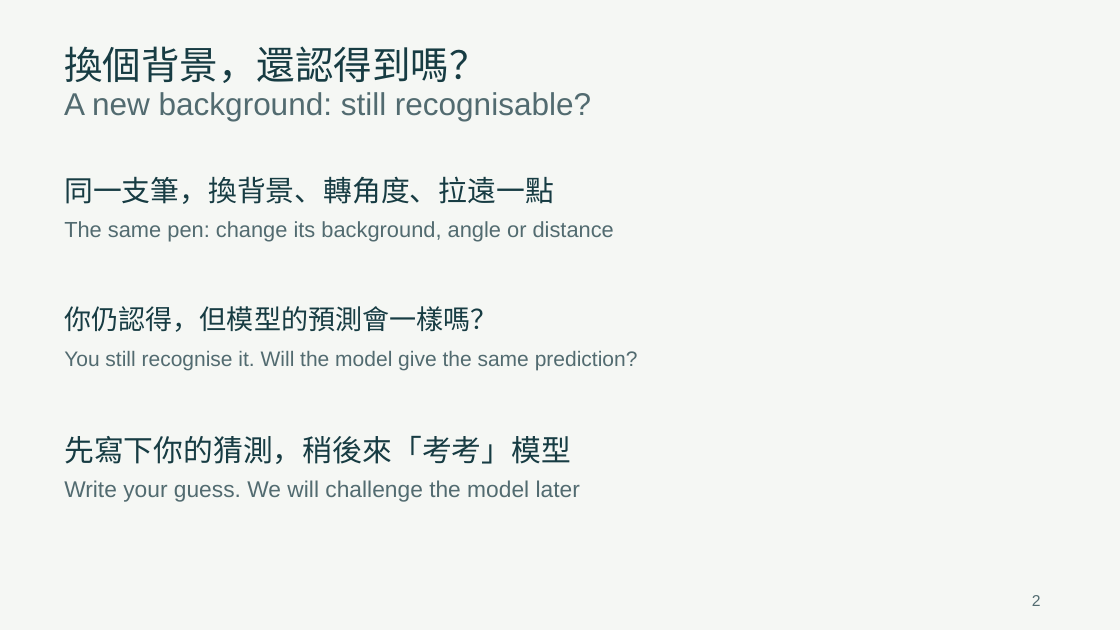
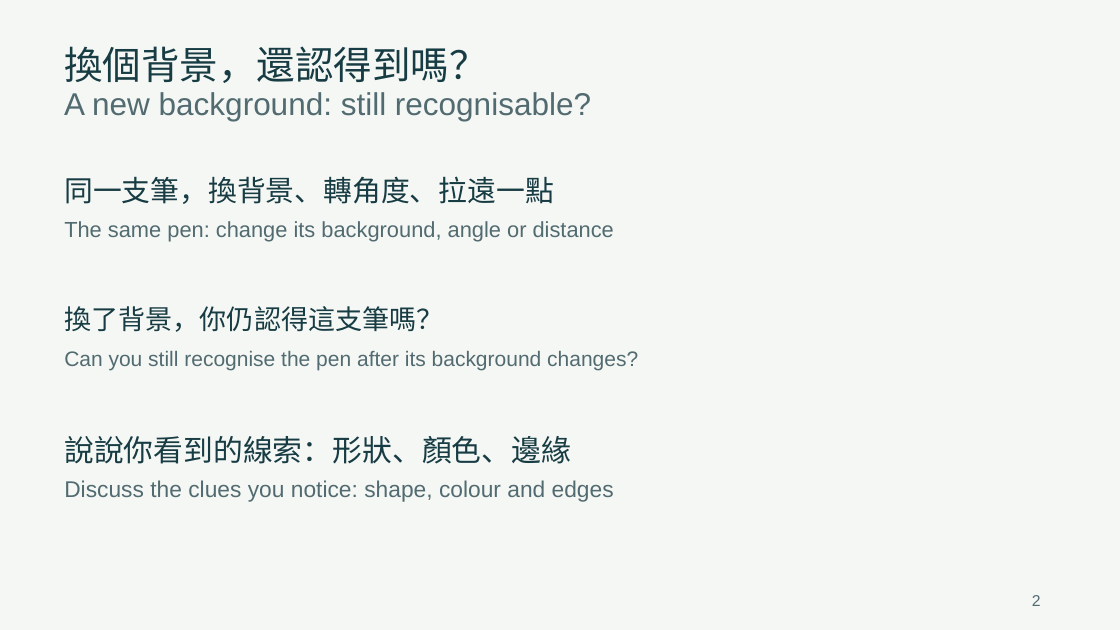
Before and after one commit to GordanY/f2-linear-regression, a slide deck: slide 2 of workshop-3/teacher-slides.pptx. Drawn at 1120x630 pixels with LibreOffice and Linux fonts; fonts in the diff are those of the drawing. Boxes give left, top, right and bottom in pixels: in the first picture for what was removed or moved away, otherwise in the second. Text is boxed around its words. In the diff, an @@ line names an element or a change of style, - is before the commit and + after.

Commit message:
Simplify all workshop materials for complete beginners after Astra review

```diff
--- a/workshop-3/teacher-slides.pptx
+++ b/workshop-3/teacher-slides.pptx
@@ text at bbox=[64, 306, 444, 332]: text changed @@
-你仍認得，但模型的預測會一樣嗎？
+換了背景，你仍認得這支筆嗎？
@@ text at bbox=[64, 351, 638, 370]: text changed @@
-You still recognise it. Will the model give the same prediction?
+Can you still recognise the pen after its background changes?
@@ text at bbox=[64, 436, 571, 464]: text changed @@
-先寫下你的猜測，稍後來「考考」模型
+說說你看到的線索：形狀、顏色、邊緣
@@ text at bbox=[64, 480, 614, 502]: text changed @@
-Write your guess. We will challenge the model later
+Discuss the clues you notice: shape, colour and edges
```
Also in this commit, not shown: 7 other slides changed, 13 other files.
